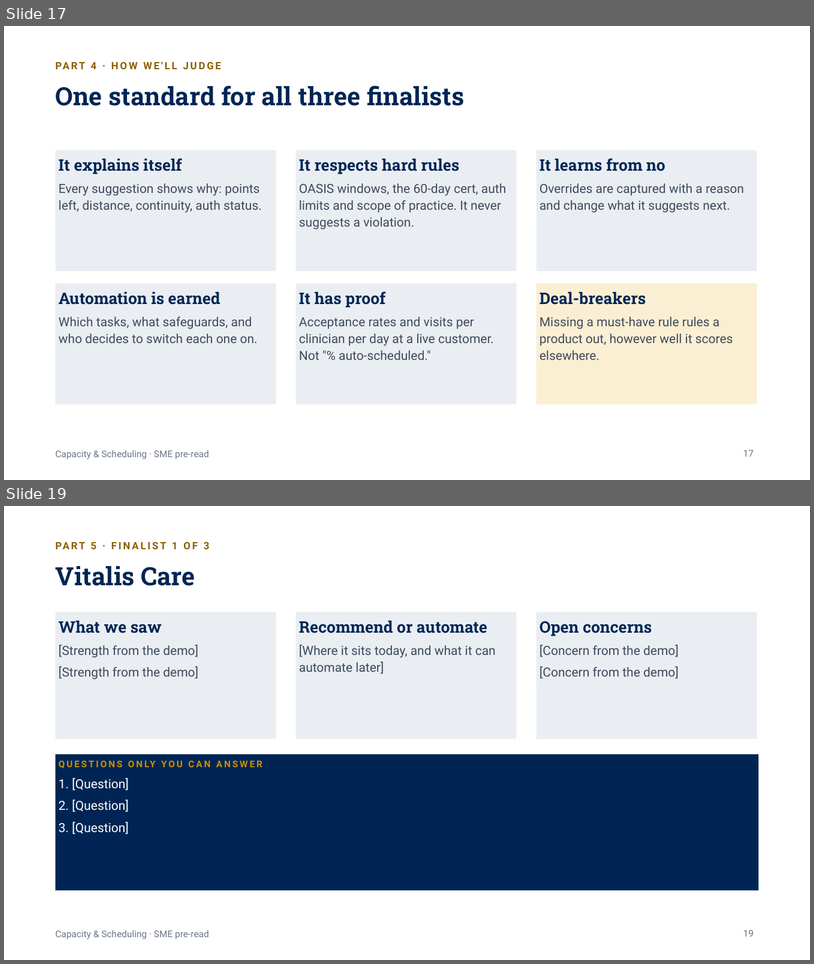
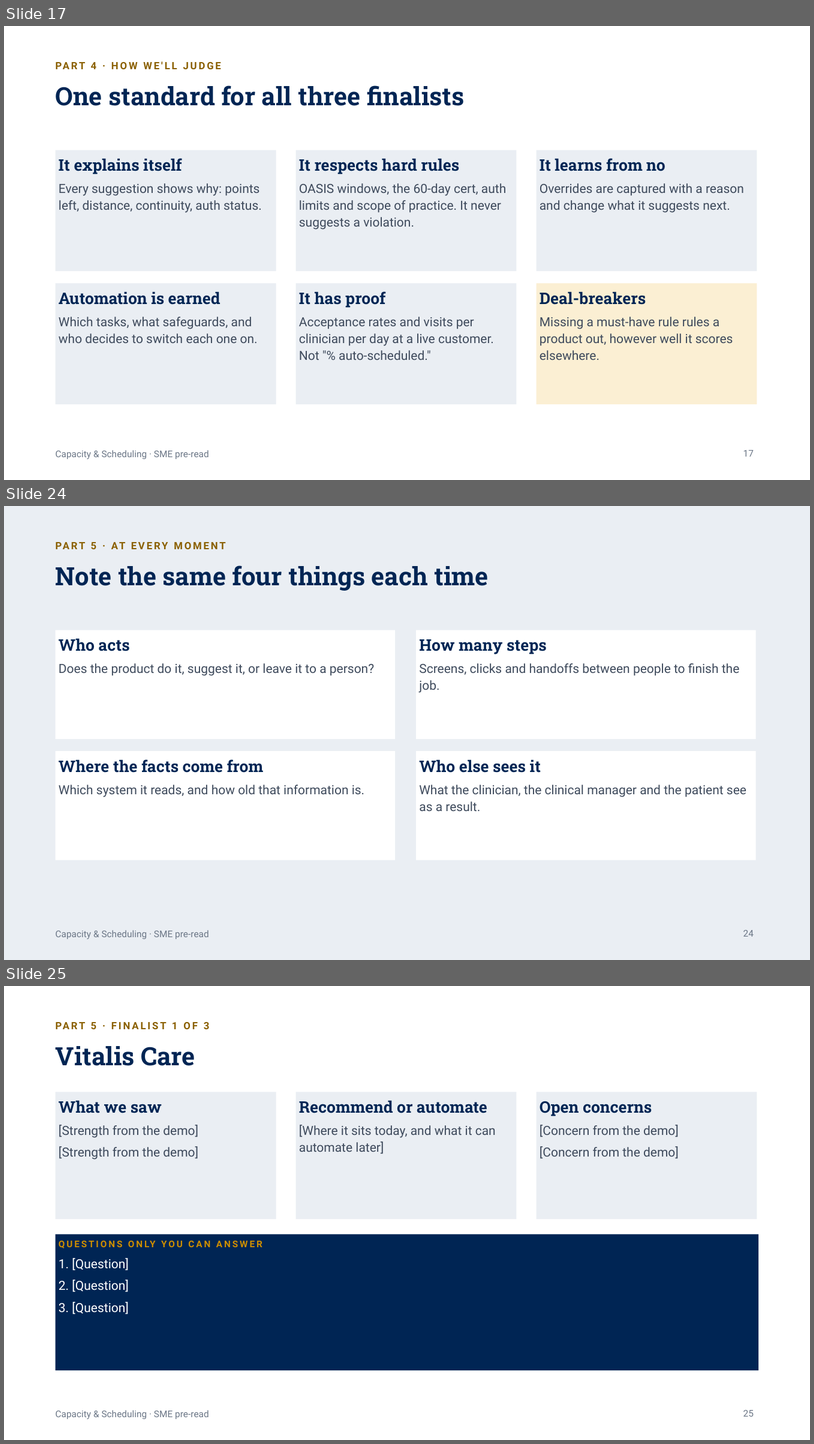
Before and after one commit to worker-max/compassus-capacity-pm, a slide deck: agents/compassus-capacity-pm/artifacts/Nashville-SME-PreRead.pptx. Shown one above the other, each under a label of ours: slides 17 and 19 before the commit, slides 17, 24 and 25 after it; the slides between them are not shown. The pictures are 814x964 and 814x1444 pixels, drawn with LibreOffice and Linux fonts; fonts in the diff are those of the drawing. Boxes give left, top, right and bottom in pixels: in the first picture for what was removed or moved away, otherwise in the second. Text is boxed around its words. In the diff, an @@ line names an element or a change of style, - is before the commit and + after.

```diff
--- a/agents/compassus-capacity-pm/artifacts/Nashville-SME-PreRead.pptx
+++ b/agents/compassus-capacity-pm/artifacts/Nashville-SME-PreRead.pptx
@@ slide 24 added at bbox=[4, 506, 810, 960], background #EAEEF3; not listed: 1 template element that a slide beside it also shows @@
@@ text added at bbox=[91, 542, 97, 549], 12 pt, text #8A5F00, bold @@
+PART 5 · AT EVERY MOMENT
@@ title added at bbox=[56, 565, 488, 591], 30 pt, text #002554, bold @@
+Note the same four things each time
@@ rectangle added at bbox=[56, 630, 395, 739], fill #FFFFFF @@
@@ rectangle added at bbox=[417, 630, 756, 739], fill #FFFFFF @@
@@ text added at bbox=[59, 638, 374, 676], 15 pt, text #3E4A5C @@
+Who acts
+Does the product do it, suggest it, or leave it to a person?
@@ text added at bbox=[419, 639, 740, 693], 15 pt, text #3E4A5C @@
+How many steps
+Screens, clicks and handoffs between people to finish the job.
@@ rectangle added at bbox=[56, 751, 395, 860], fill #FFFFFF @@
@@ rectangle added at bbox=[417, 751, 756, 860], fill #FFFFFF @@
@@ text added at bbox=[59, 759, 365, 797], 15 pt, text #3E4A5C @@
+Where the facts come from
+Which system it reads, and how old that information is.
@@ text added at bbox=[419, 759, 747, 811], 15 pt, text #3E4A5C @@
+Who else sees it
+What the clinician, the clinical manager and the patient see as a result.
@@ page number added at bbox=[744, 930, 754, 936], 11 pt, text #6B7686 @@
+24
@@ what was slide 19 is now slide 25 @@
@@ page number at bbox=[744, 1410, 754, 1416]: text changed @@
-19
+25
```
Also in this commit, not shown: 4 slides changed, 5 other slides added.
